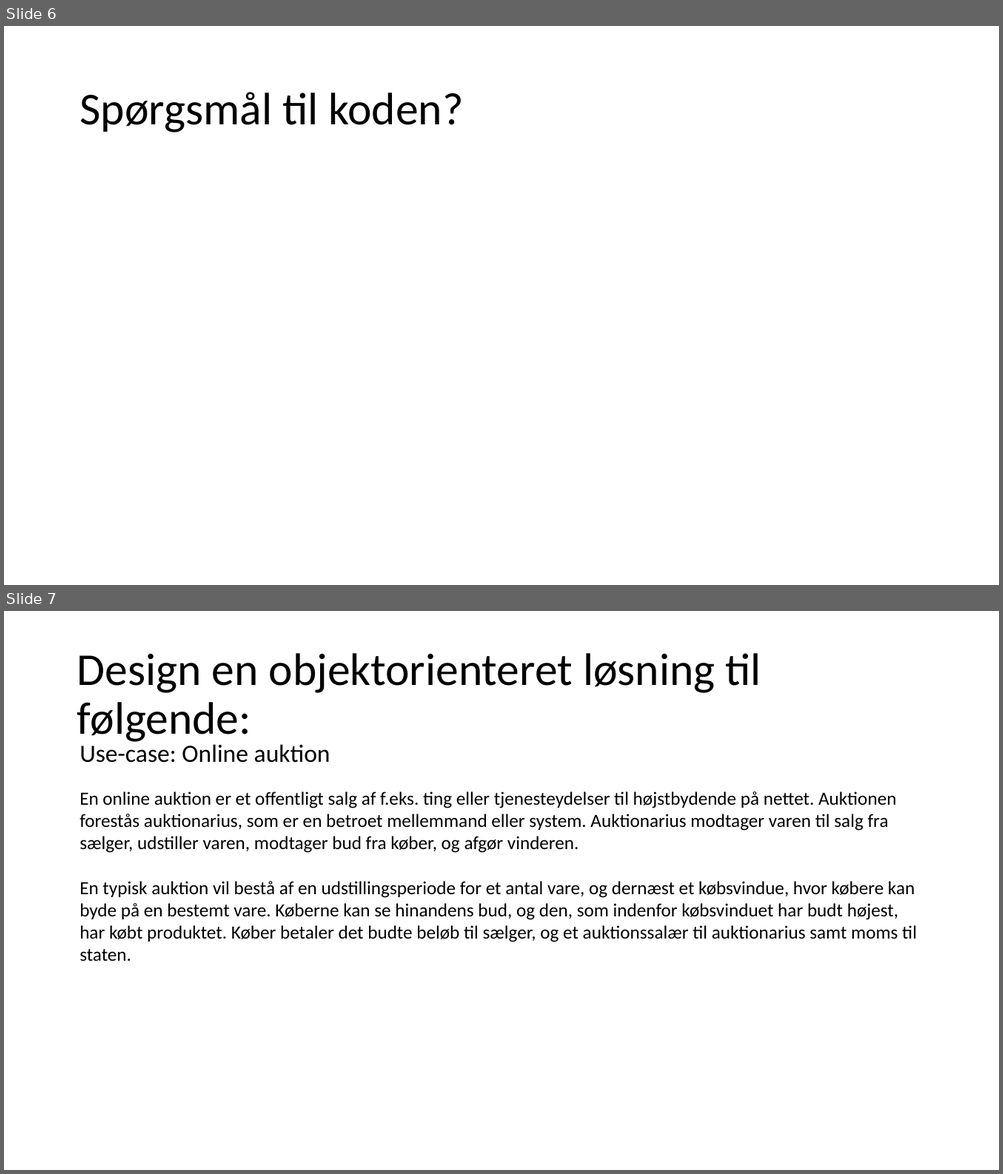
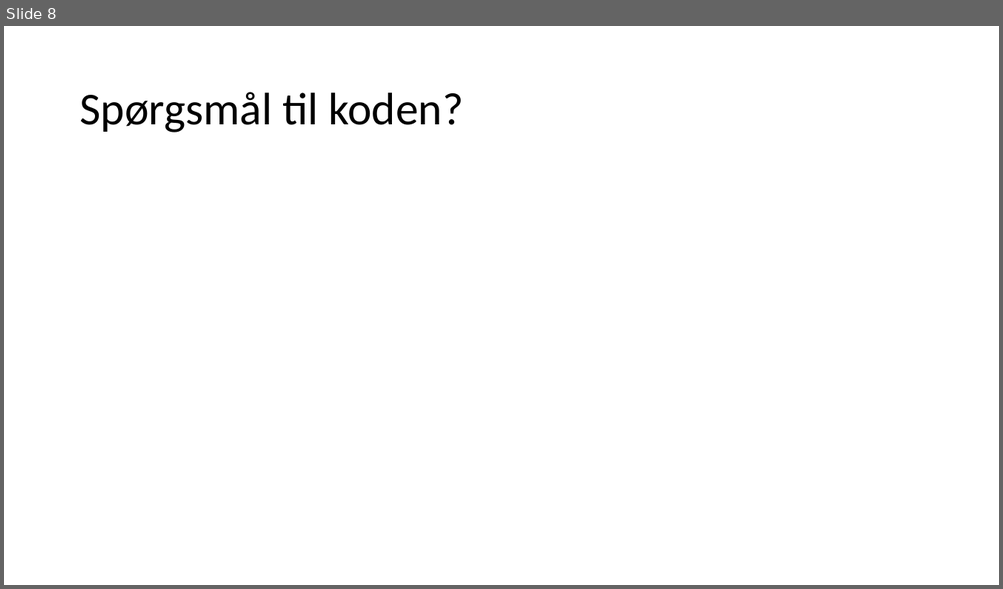
Before and after one commit to fisterloegsovs/pop22, a slide deck: lectures/16.1/16.1.pptx. Shown one above the other, each under a label of ours: slides 6 and 7 before the commit, slide 8 after it. The pictures are 1003x1174 and 1003x589 pixels, drawn with LibreOffice and Linux fonts; fonts in the diff are those of the drawing. Boxes give left, top, right and bottom in pixels: in the first picture for what was removed or moved away, otherwise in the second. Text is boxed around its words. In the diff, an @@ line names an element or a change of style, - is before the commit and + after.

```diff
--- a/lectures/16.1/16.1.pptx
+++ b/lectures/16.1/16.1.pptx
@@ slide 7 removed at (x1=4, y1=611, x2=999, y2=1170), background #FFFFFF @@
@@ title removed at (x1=77, y1=653, x2=761, y2=745) @@
-Design en objektorienteret løsning til følgende:
@@ text removed at (x1=79, y1=744, x2=330, y2=763) @@
-Use-case: Online auktion
@@ text removed at (x1=79, y1=792, x2=916, y2=961) @@
-En online auktion er et offentligt salg af f.eks. ting eller tjenesteydelser til højstbydende på nettet. Auktionen forestås auktionarius, som er en betroet mellemmand eller system. Auktionarius modtager varen til salg fra sælger, udstiller varen, modtager bud fra køber, og afgør vinderen.
-En typisk auktion vil bestå af en udstillingsperiode for et antal vare, og dernæst et købsvindue, hvor købere kan byde på en bestemt vare. Køberne kan se hinandens bud, og den, som indenfor købsvinduet har budt højest, har købt produktet. Køber betaler det budte beløb til sælger, og et auktionssalær til auktionarius samt moms til staten.
@@ what was slide 6 is now slide 8 @@
```
Also in this commit, not shown: 2 slides added, 3 other files.
